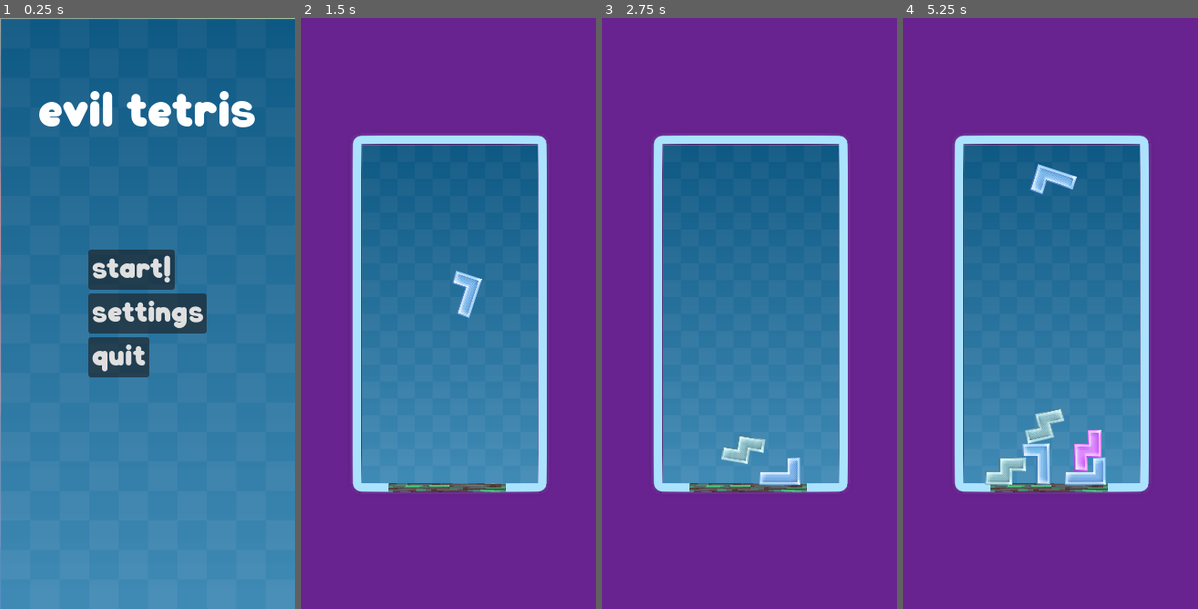
Above: before the commit, frames 1-4 (left to right).
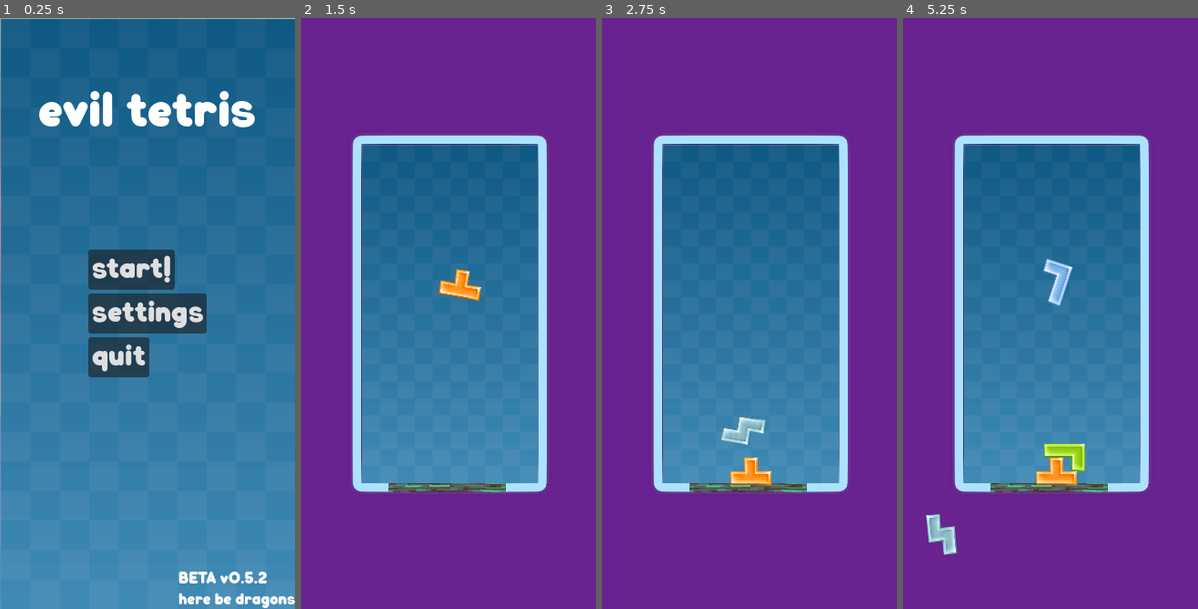
Above: after the commit, the same moments.

Repository: lpuv/evil-tetris
Game: Godot game, scene res://scenes/start_ui.tscn
Same seed, same stepped clock (60 frames per second), same inputs: the game is played once before the commit and once after it.
Inputs:
- Up to frame 1 (0.25 s): no input
- Up to frame 2 (1.5 s): click "start!" at 0.5 s; hold Right (right) from 1.28 s (still down); tap Space (space) at 1.35 s
- Up to frame 3 (2.75 s): release Right (right) at 2.03 s; hold Down (down) from 2.03 s (still down); tap Space (space) at 2.1 s
- Up to frame 4 (5.25 s): release Down (down) at 2.78 s; hold Right (right) 2.78-3.53 s; tap Space (space) every 0.75 s from 2.85 to 5.1 s; hold Up (up) 3.53-4.28 s; hold Left (left) from 4.28 s (still down)

The runs differ from the first frame. In frame 1, 0.8% of the frame differs, in the area x 60-100%, y 93-100%; in frame 2, 0.7%; in frame 3, 1.5%; in frame 4, 3.9%, in the area x 7-69%, y 24-91%.

Commit message:
v0.5.2: hopefully improve rng

Diff:
--- a/project/blocks/I.tscn
+++ b/project/blocks/I.tscn
@@ -1,7 +1,7 @@
 [gd_scene load_steps=5 format=3 uid="uid://dl7sfrc8jk2ck"]
 
 [ext_resource type="Texture2D" uid="uid://fncmq8wi5af7" path="res://assets/Tetromino_I1_1.png" id="1_1vmch"]
-[ext_resource type="Script" path="res://blocks/blocklogic.gd" id="1_m1um4"]
+[ext_resource type="Script" path="res://scripts/blocklogic.gd" id="1_m1um4"]
 [ext_resource type="Texture2D" uid="uid://b6ykcldt18f1" path="res://assets/Tetromino_I1_2.png" id="2_rt5j4"]
 
 [sub_resource type="PhysicsMaterial" id="PhysicsMaterial_wc6et"]
--- a/project/blocks/J.tscn
+++ b/project/blocks/J.tscn
@@ -1,7 +1,7 @@
 [gd_scene load_steps=6 format=3 uid="uid://h4pemg71ky3t"]
 
 [ext_resource type="Texture2D" uid="uid://dy86k1tl0u1yu" path="res://assets/Tetromino_J1_1.png" id="1_ukcq3"]
-[ext_resource type="Script" path="res://blocks/blocklogic.gd" id="1_y7625"]
+[ext_resource type="Script" path="res://scripts/blocklogic.gd" id="1_y7625"]
 [ext_resource type="Texture2D" uid="uid://dmae68cwei3ic" path="res://assets/Tetromino_J1_2.png" id="3_yil5p"]
 [ext_resource type="Texture2D" uid="uid://d3fe0r3sqi3is" path="res://assets/Tetromino_J1_3.png" id="4_pnrdj"]
 [ext_resource type="Texture2D" uid="uid://b8u4qjet3200r" path="res://assets/Tetromino_J1_4.png" id="5_hihuo"]
--- a/project/blocks/L.tscn
+++ b/project/blocks/L.tscn
@@ -1,6 +1,6 @@
 [gd_scene load_steps=7 format=3 uid="uid://dybtej2tro0ga"]
 
-[ext_resource type="Script" path="res://blocks/blocklogic.gd" id="1_wc6et"]
+[ext_resource type="Script" path="res://scripts/blocklogic.gd" id="1_wc6et"]
 [ext_resource type="Texture2D" uid="uid://rneqh72mrr8s" path="res://assets/Tetromino_L1_1.png" id="2_rrx74"]
 [ext_resource type="Texture2D" uid="uid://8k61vuh6r185" path="res://assets/Tetromino_L1_2.png" id="3_qu3jo"]
 [ext_resource type="Texture2D" uid="uid://chfe8eemg44i7" path="res://assets/Tetromino_L1_3.png" id="4_ogu8c"]
--- a/project/blocks/O.tscn
+++ b/project/blocks/O.tscn
@@ -1,6 +1,6 @@
 [gd_scene load_steps=5 format=3 uid="uid://c8d4al5vodiis"]
 
-[ext_resource type="Script" path="res://blocks/blocklogic.gd" id="1_ygwsk"]
+[ext_resource type="Script" path="res://scripts/blocklogic.gd" id="1_ygwsk"]
 [ext_resource type="Texture2D" uid="uid://cwevn0xyv8qps" path="res://assets/Tetromino_O1_1.png" id="2_0muqc"]
 [ext_resource type="Texture2D" uid="uid://dy80vix1347xd" path="res://assets/Tetromino_O1_2.png" id="3_wsuux"]
 
--- a/project/blocks/S.tscn
+++ b/project/blocks/S.tscn
@@ -1,6 +1,6 @@
 [gd_scene load_steps=5 format=3 uid="uid://cb1np0q8fm4ia"]
 
-[ext_resource type="Script" path="res://blocks/blocklogic.gd" id="1_gnwnl"]
+[ext_resource type="Script" path="res://scripts/blocklogic.gd" id="1_gnwnl"]
 [ext_resource type="Texture2D" uid="uid://b0xfnhlujg3gh" path="res://assets/Tetromino_S1_1.png" id="2_jhrrc"]
 [ext_resource type="Texture2D" uid="uid://bsaf0s70rhupq" path="res://assets/Tetromino_S1_2.png" id="3_2a0oo"]
 
--- a/project/blocks/T.tscn
+++ b/project/blocks/T.tscn
@@ -1,6 +1,6 @@
 [gd_scene load_steps=7 format=3 uid="uid://c2k34dkur64h3"]
 
-[ext_resource type="Script" path="res://blocks/blocklogic.gd" id="1_kcy48"]
+[ext_resource type="Script" path="res://scripts/blocklogic.gd" id="1_kcy48"]
 [ext_resource type="Texture2D" uid="uid://rl21bsoa1adr" path="res://assets/Tetromino_T1_1.png" id="2_7hs1i"]
 [ext_resource type="Texture2D" uid="uid://c0w3a415cqarf" path="res://assets/Tetromino_T1_2.png" id="3_a66lt"]
 [ext_resource type="Texture2D" uid="uid://lq3aonkh4vr7" path="res://assets/Tetromino_T1_3.png" id="4_vbai5"]
--- a/project/blocks/Z.tscn
+++ b/project/blocks/Z.tscn
@@ -1,6 +1,6 @@
 [gd_scene load_steps=5 format=3 uid="uid://cflwxi0hpd4qw"]
 
-[ext_resource type="Script" path="res://blocks/blocklogic.gd" id="1_to42e"]
+[ext_resource type="Script" path="res://scripts/blocklogic.gd" id="1_to42e"]
 [ext_resource type="Texture2D" uid="uid://cay1cf1ciax0y" path="res://assets/Tetromino_Z1_1.png" id="2_jgp4k"]
 [ext_resource type="Texture2D" uid="uid://dpafqr6dg0s4q" path="res://assets/Tetromino_Z1_2.png" id="3_4c5xo"]
 
--- a/project/scenes/start_ui.tscn
+++ b/project/scenes/start_ui.tscn
@@ -70,6 +70,21 @@
 horizontal_alignment = 1
 vertical_alignment = 1
 
+[node name="version" type="Label" parent="."]
+layout_mode = 1
+anchors_preset = 3
+anchor_left = 1.0
+anchor_top = 1.0
+anchor_right = 1.0
+anchor_bottom = 1.0
+offset_left = -45.0
+offset_top = -23.0
+grow_horizontal = 0
+grow_vertical = 0
+theme_override_fonts/font = ExtResource("2_yxax6")
+text = "BETA v0.5.2
+here be dragons"
+
 [connection signal="pressed" from="MarginContainer/VBoxContainer/Start" to="." method="_on_start_pressed"]
 [connection signal="pressed" from="MarginContainer/VBoxContainer/Settings" to="." method="_on_settings_pressed"]
 [connection signal="pressed" from="MarginContainer/VBoxContainer/Quit" to="." method="_on_quit_pressed"]
--- a/project/scripts/main.gd
+++ b/project/scripts/main.gd
@@ -14,15 +14,12 @@
 
 func spawn_piece():
 
-	var type_to_spawn = rng.randi_range(0, NUM_PIECES - 1)
-	print("spawning piece #" + str(type_to_spawn))
-	print("spawning piece " + str(pieces[type_to_spawn]))
-	var piece = pieces[type_to_spawn].instantiate()
+	var piece = pieces[randi() % pieces.size()].instantiate()
 	add_child(piece)
 	var body = piece.get_node("RigidBody2D")
 	body.is_controllable = true
 	body.transform.origin.y = -393
-	#body.visible = false
+	body.visible = false
 	body.gravity_scale = 1
 	body.contact_monitor = true
 	body.max_contacts_reported = 5
Not shown, changed: project/Qilkabold-DO6BR.otf.import
Not shown: 1 places in project/scenes/main.tscn that only renumber resources
Not shown: 1 places in project/scenes/start_ui.tscn that only renumber resources
Renamed: project/blocks/blocklogic.gd -> project/scripts/blocklogic.gd
